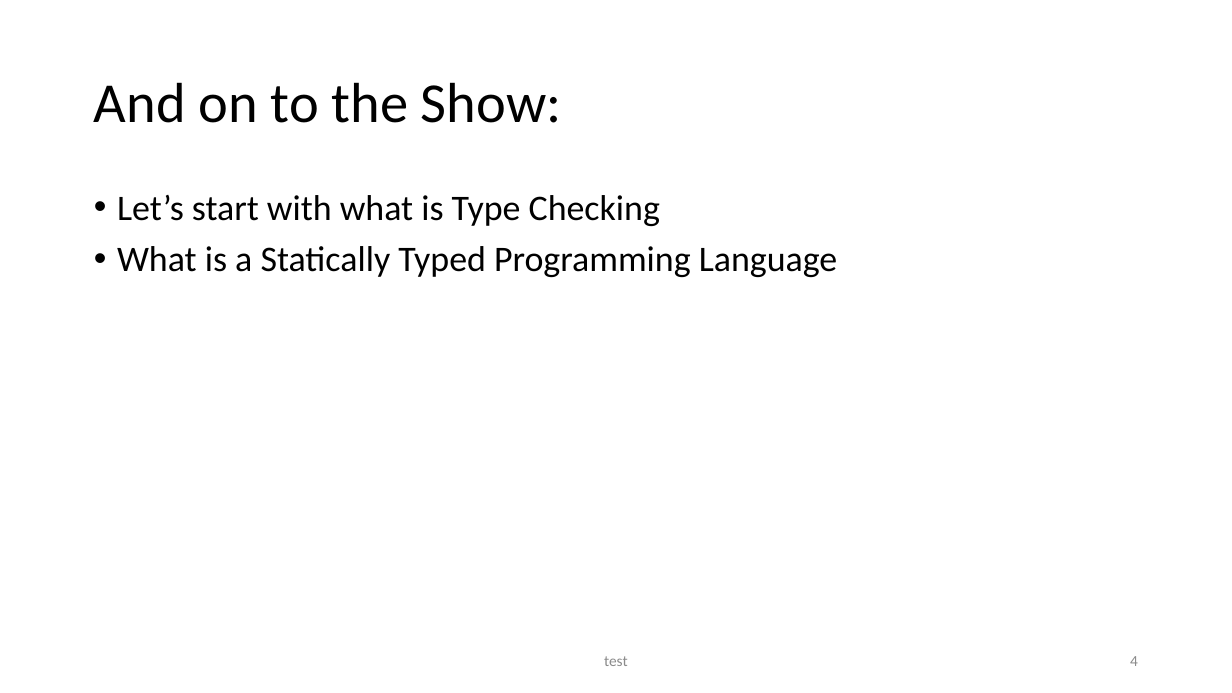
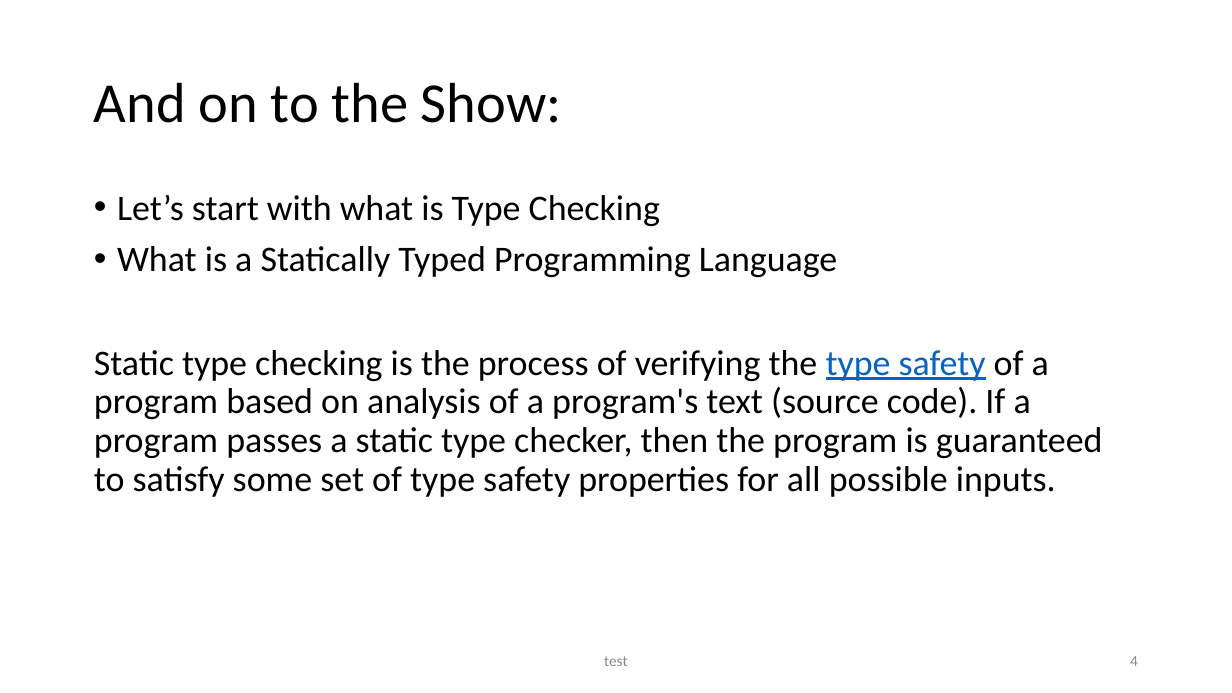
Before and after one commit to seanwestfall/algorithm_w_presentation, a slide deck: slide 3 of Presentation1.pptx. Drawn at 1232x693 pixels with LibreOffice and Linux fonts; fonts in the diff are those of the drawing. Boxes give left, top, right and bottom in pixels: in the first picture for what was removed or moved away, otherwise in the second. Text is boxed around its words. In the diff, an @@ line names an element or a change of style, - is before the commit and + after.

Commit message:
Presentation update

```diff
--- a/Presentation1.pptx
+++ b/Presentation1.pptx
@@ text at box(94, 350, 1103, 497): paragraph added @@
+Static type checking is the process of verifying the type safety of a program based on analysis of a program's text (source code). If a program passes a static type checker, then the program is guaranteed to satisfy some set of type safety properties for all possible inputs.
```
Also in this commit, not shown: 2 other slides changed, 2 slides added, 1 slide removed.
